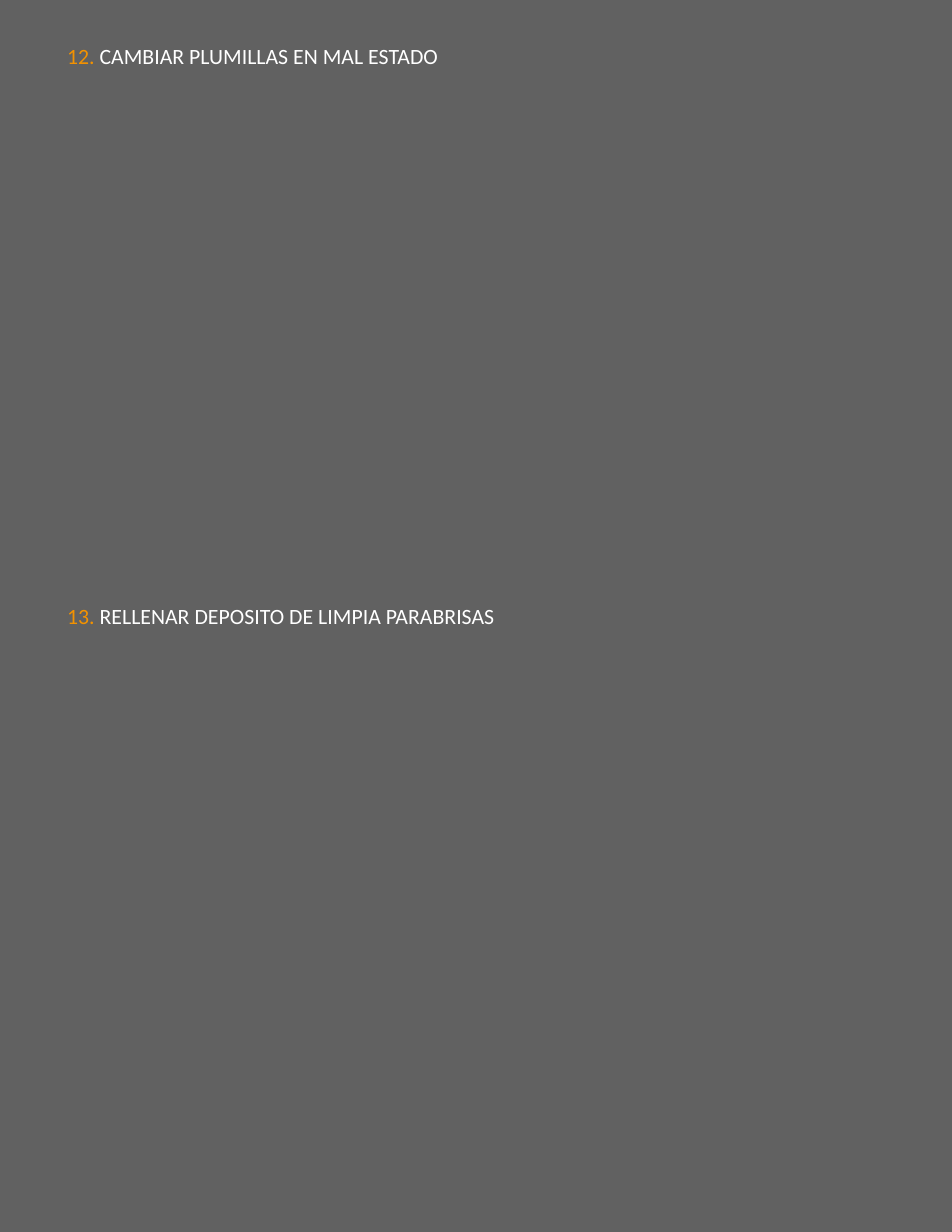
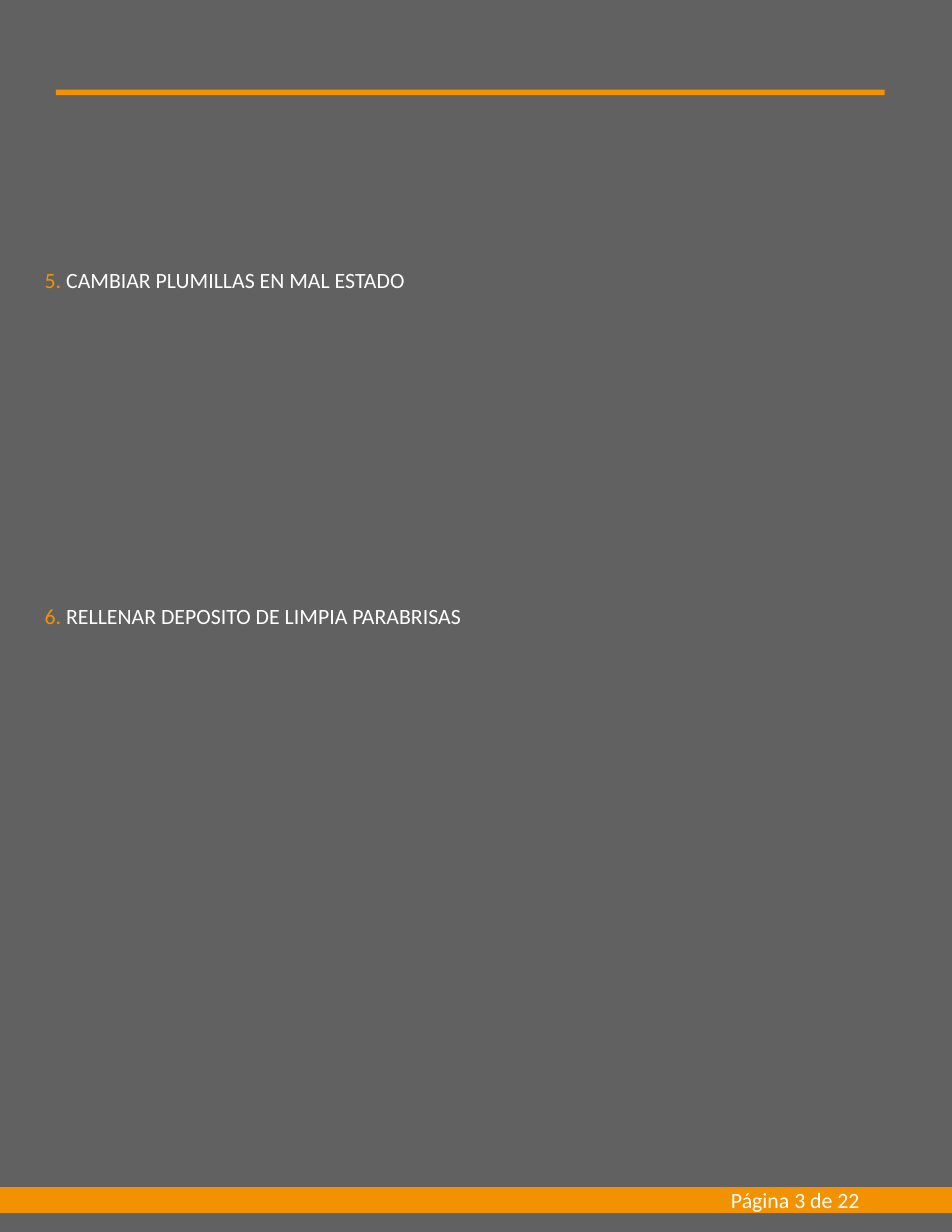
Before and after one commit to AlexanderMaverick/automated-report-excel-to-ppt, a slide deck: slide 3 of assets/archivo.pptx. Drawn at 952x1232 pixels with LibreOffice and Linux fonts; fonts in the diff are those of the drawing. Boxes give left, top, right and bottom in pixels: in the first picture for what was removed or moved away, otherwise in the second. Text is boxed around its words. In the diff, an @@ line names an element or a change of style, - is before the commit and + after.

```diff
--- a/assets/archivo.pptx
+++ b/assets/archivo.pptx
@@ rectangle added at box(56, 90, 885, 95), fill #F39200 @@
@@ text at box(45, 274, 405, 288): text changed @@
-12. CAMBIAR PLUMILLAS EN MAL ESTADO
+5. CAMBIAR PLUMILLAS EN MAL ESTADO
@@ text at box(45, 609, 460, 624): text changed @@
-13. RELLENAR DEPOSITO DE LIMPIA PARABRISAS
+6. RELLENAR DEPOSITO DE LIMPIA PARABRISAS
@@ rectangle added at box(0, 1187, 952, 1213), fill #F39200 @@
@@ text added at box(731, 1193, 859, 1214), 14 pt, text #FFFFFF @@
+Página 3 de 22
```
Also in this commit, not shown: 21 other slides changed, 2 other files.
